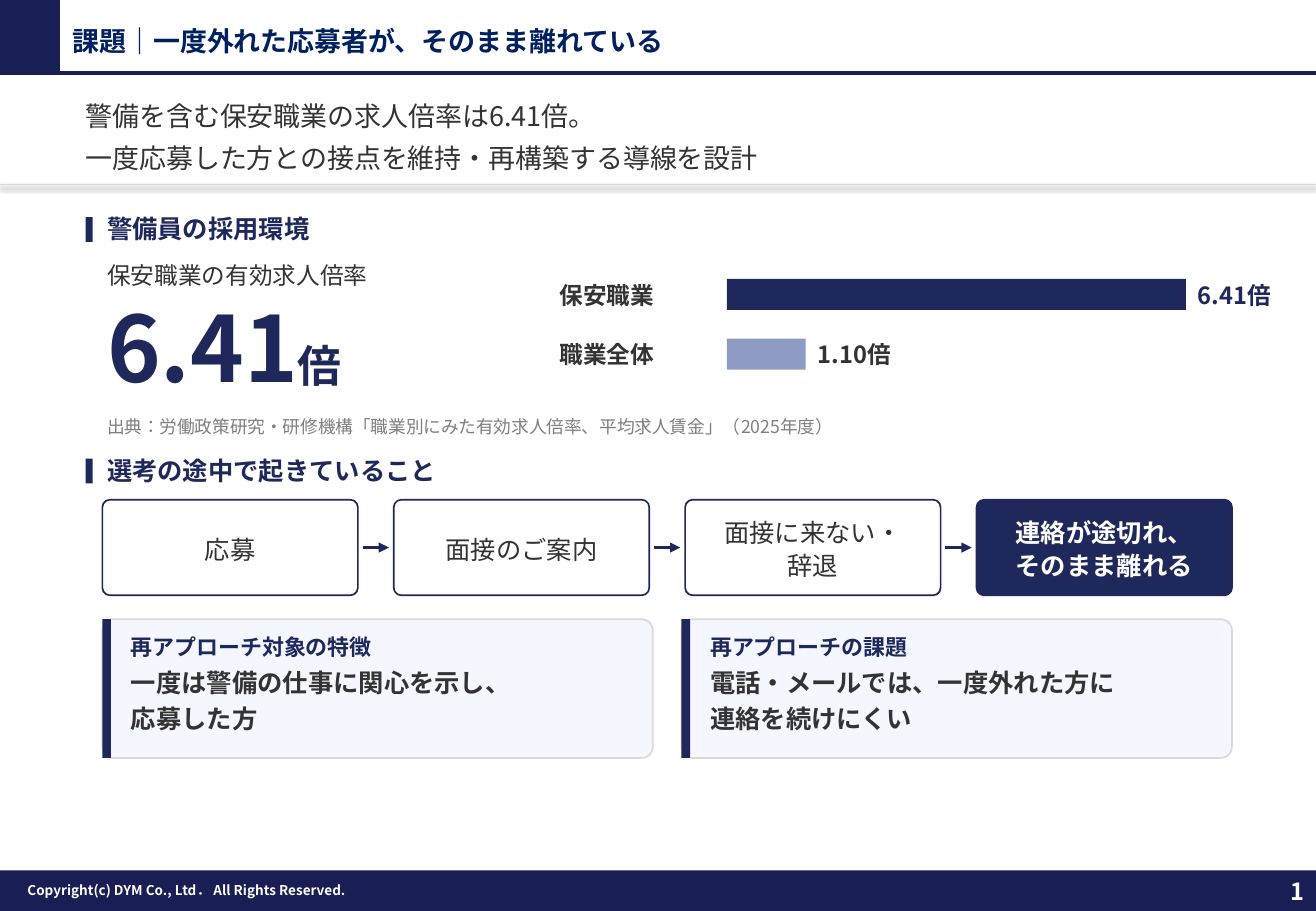
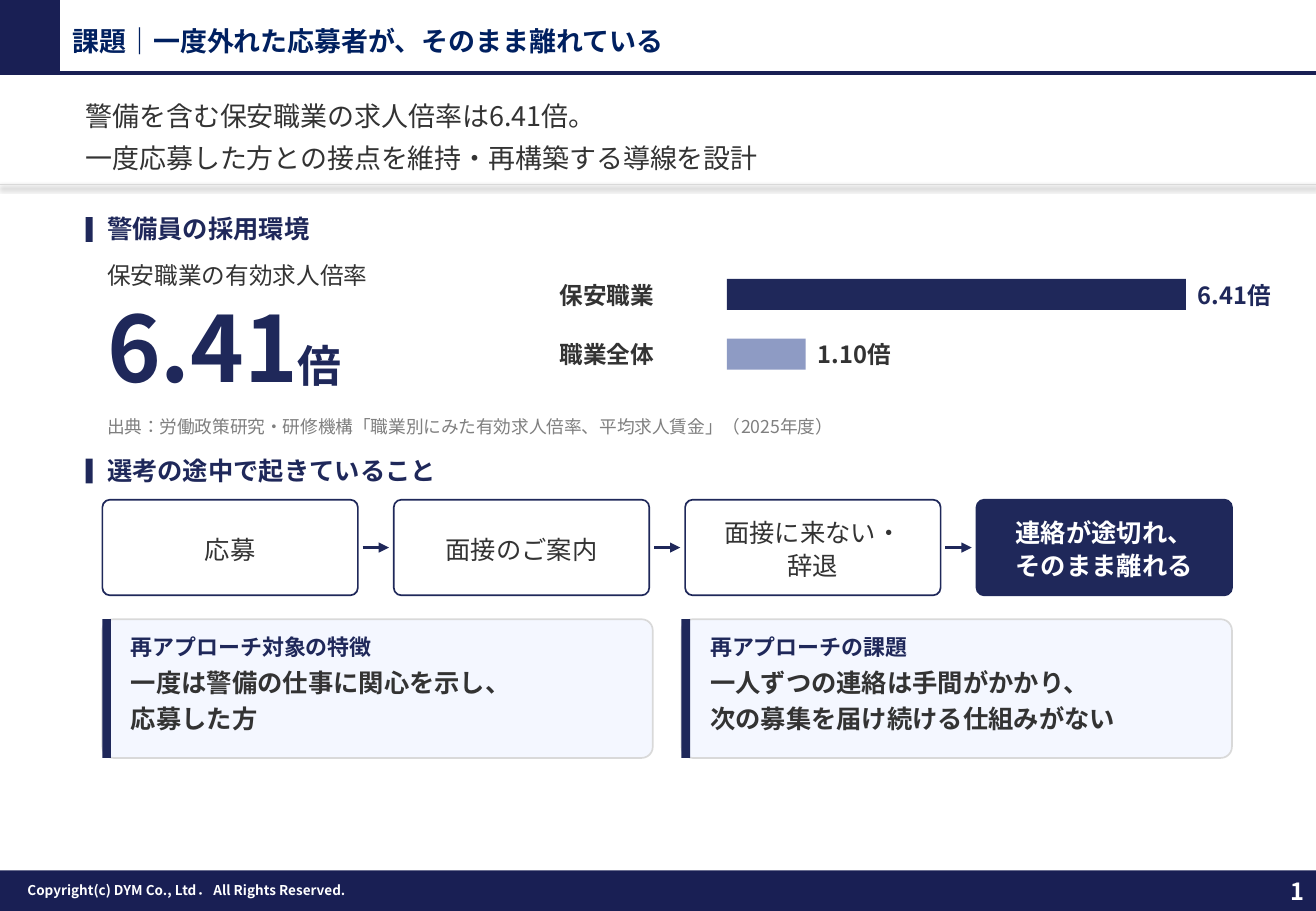
Before and after one commit to tonomura-r-dev/folder, a slide deck: slide 1 of 20261013_セキュリティー京葉御中_LINE採用追客のご提案.pptx. Drawn at 1316x911 pixels with LibreOffice and Linux fonts; fonts in the diff are those of the drawing; background and template pictures are left out. Boxes give left, top, right and bottom in pixels: in the first picture for what was removed or moved away, otherwise in the second. Text is boxed around its words. In the diff, an @@ line names an element or a change of style, - is before the commit and + after.

```diff
--- a/20261013_セキュリティー京葉御中_LINE採用追客のご提案.pptx
+++ b/20261013_セキュリティー京葉御中_LINE採用追客のご提案.pptx
@@ text at [710,670,1115,731]: text changed @@
-電話・メールでは、一度外れた方に
-連絡を続けにくい
+一人ずつの連絡は手間がかかり、
+次の募集を届け続ける仕組みがない
```
Also in this commit, not shown: 3 other files.
